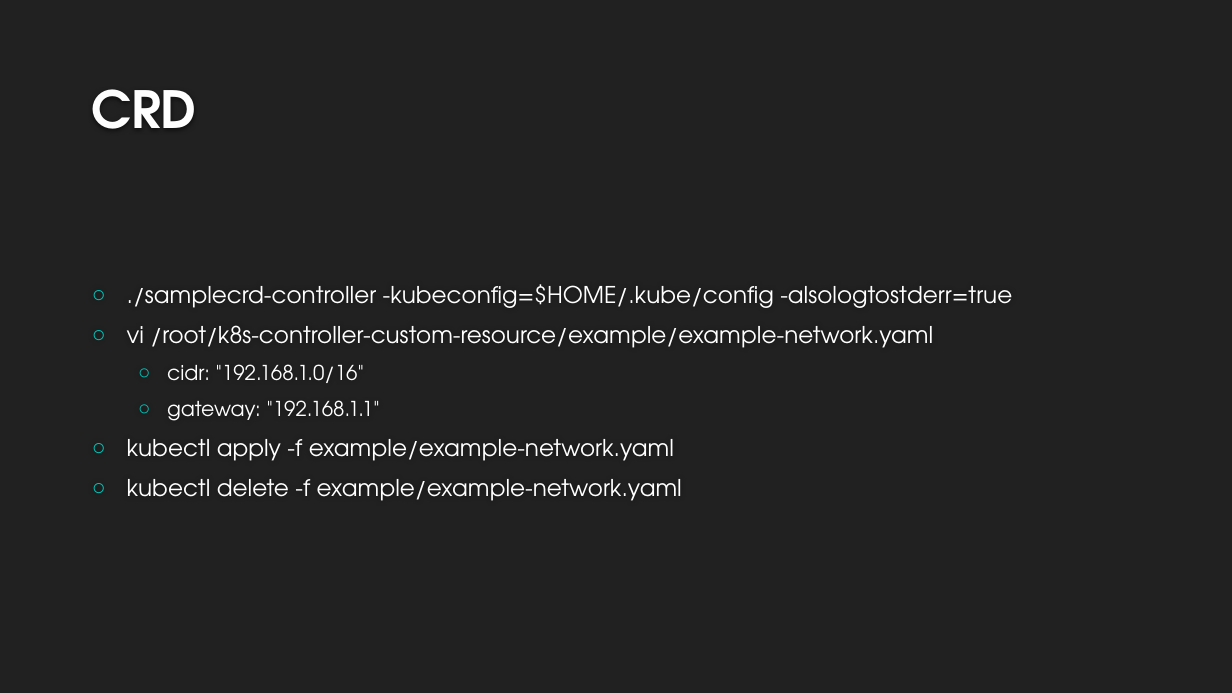
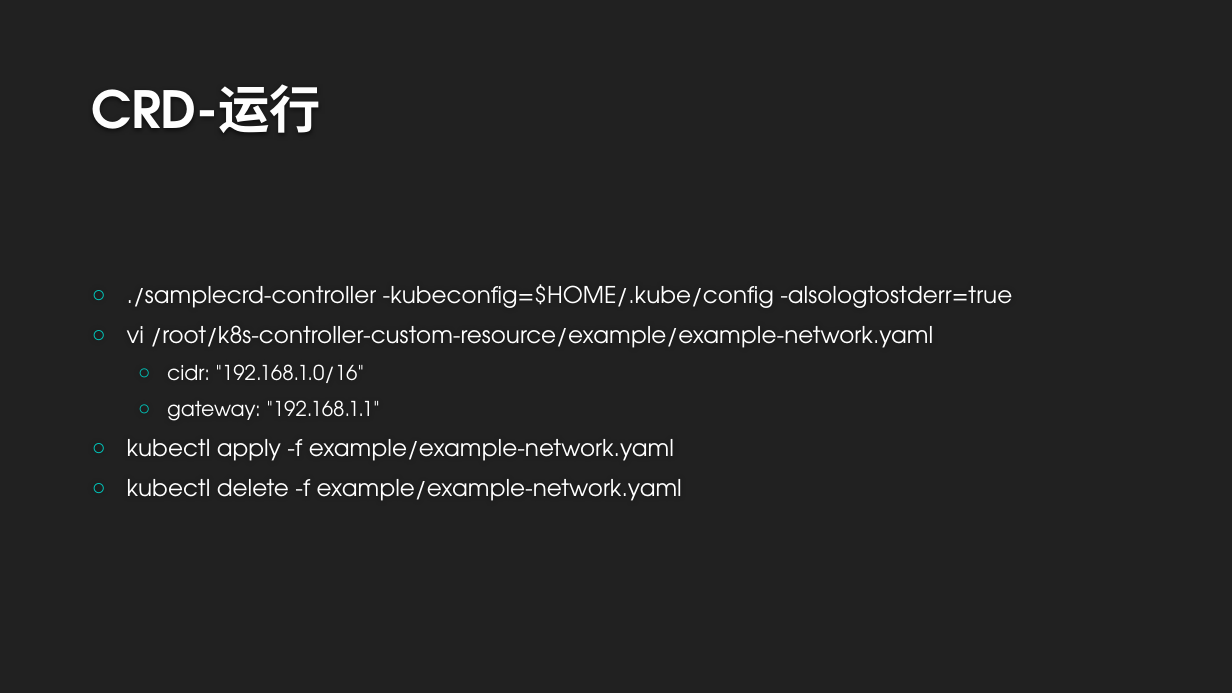
Before and after one commit to airuitian/CloudNative, a slide deck: slide 6 of kubernetes/k8s008.pptx (slide 4 before the commit). Drawn at 1232x693 pixels with LibreOffice and Linux fonts; fonts in the diff are those of the drawing; background and template pictures are left out. Boxes give left, top, right and bottom in pixels: in the first picture for what was removed or moved away, otherwise in the second. Text is boxed around its words. In the diff, an @@ line names an element or a change of style, - is before the commit and + after.

```diff
--- a/kubernetes/k8s008.pptx
+++ b/kubernetes/k8s008.pptx
@@ title at bbox=[91, 84, 321, 133]: text changed @@
-CRD
+CRD-运行
```
Also in this commit, not shown: 2 other slides changed, 6 slides added.
